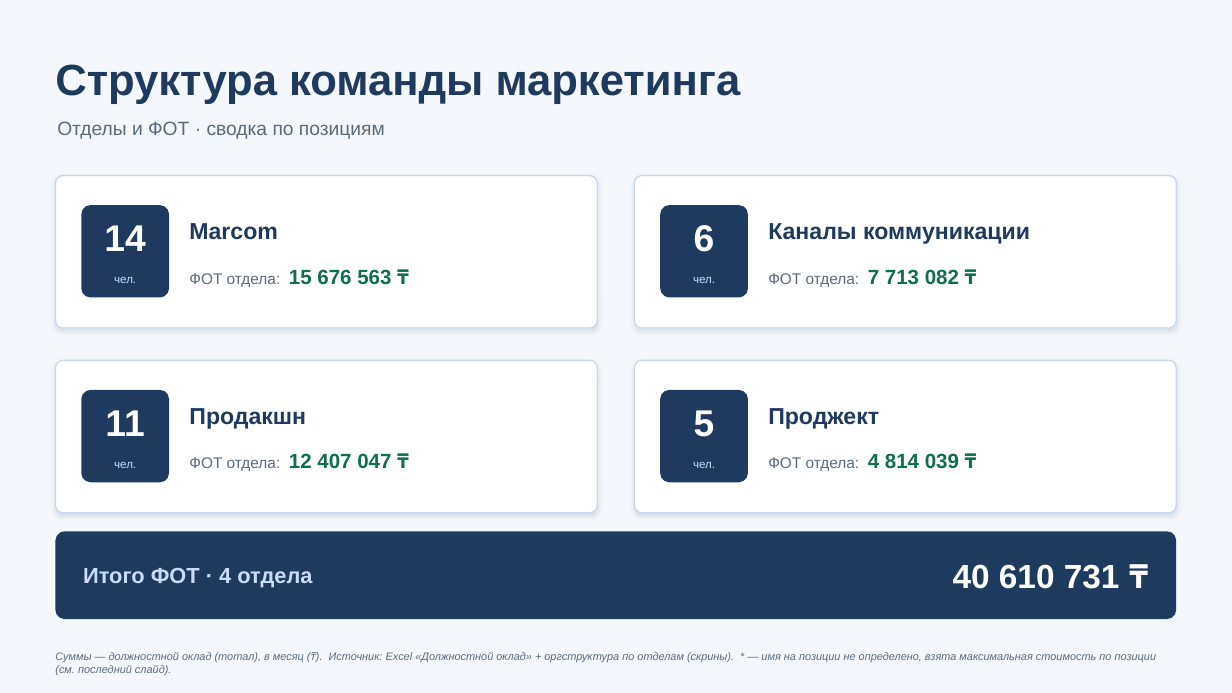
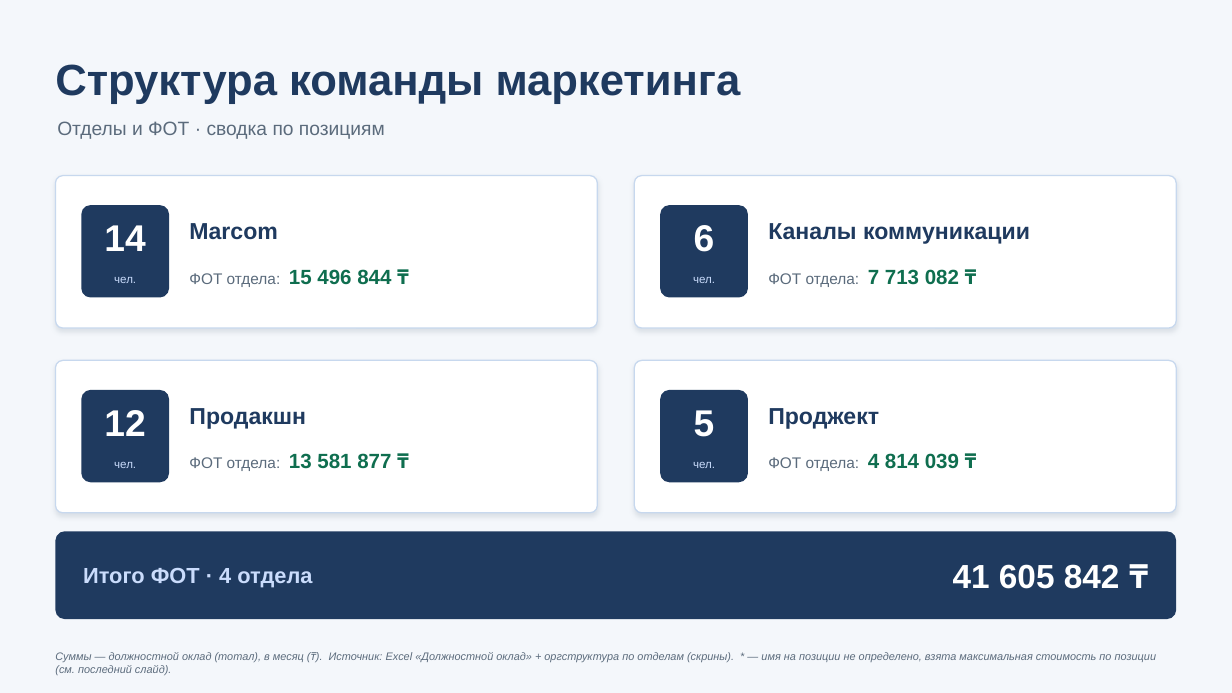
Before and after one commit to victoriakoppel/marketing, a slide deck: slide 1 of Структура маркетинга — отделы и ФОТ.pptx. Drawn at 1232x693 pixels with LibreOffice and Linux fonts; fonts in the diff are those of the drawing. Boxes give left, top, right and bottom in pixels: in the first picture for what was removed or moved away, otherwise in the second. Text is boxed around its words. In the diff, an @@ line names an element or a change of style, - is before the commit and + after.

```diff
--- a/Структура маркетинга — отделы и ФОТ.pptx
+++ b/Структура маркетинга — отделы и ФОТ.pptx
@@ text at (189, 269, 391, 287): text changed @@
-ФОТ отдела: 15 676 563 ₸
+ФОТ отдела: 15 496 844 ₸
@@ text at (104, 410, 145, 436): text changed @@
-11
+12
@@ text at (189, 453, 391, 471): text changed @@
-ФОТ отдела: 12 407 047 ₸
+ФОТ отдела: 13 581 877 ₸
@@ text at (953, 564, 1120, 589): text changed @@
-40 610 731 ₸
+41 605 842 ₸
```
Also in this commit, not shown: 3 other slides changed, 5 other files.
